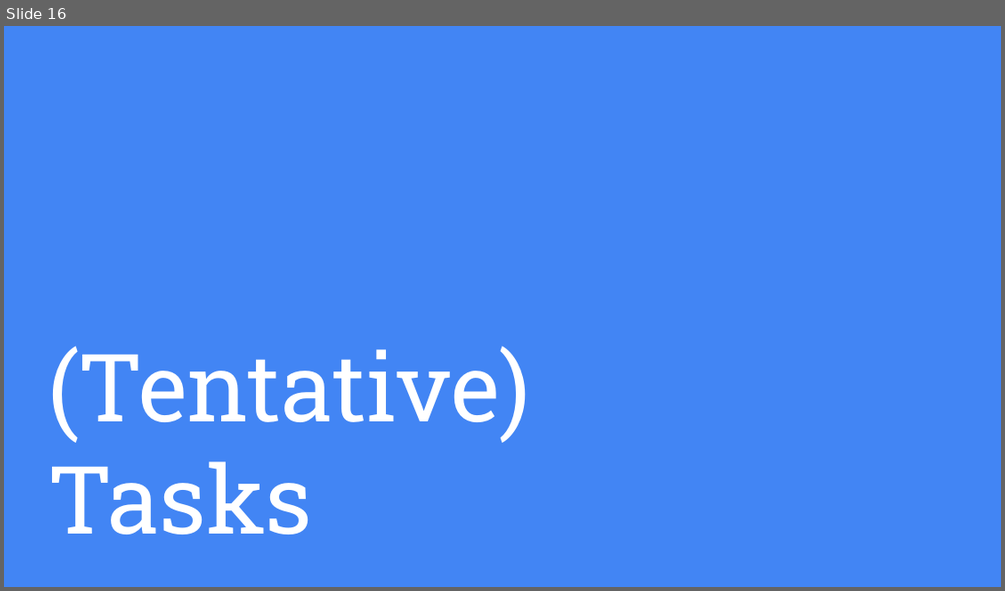
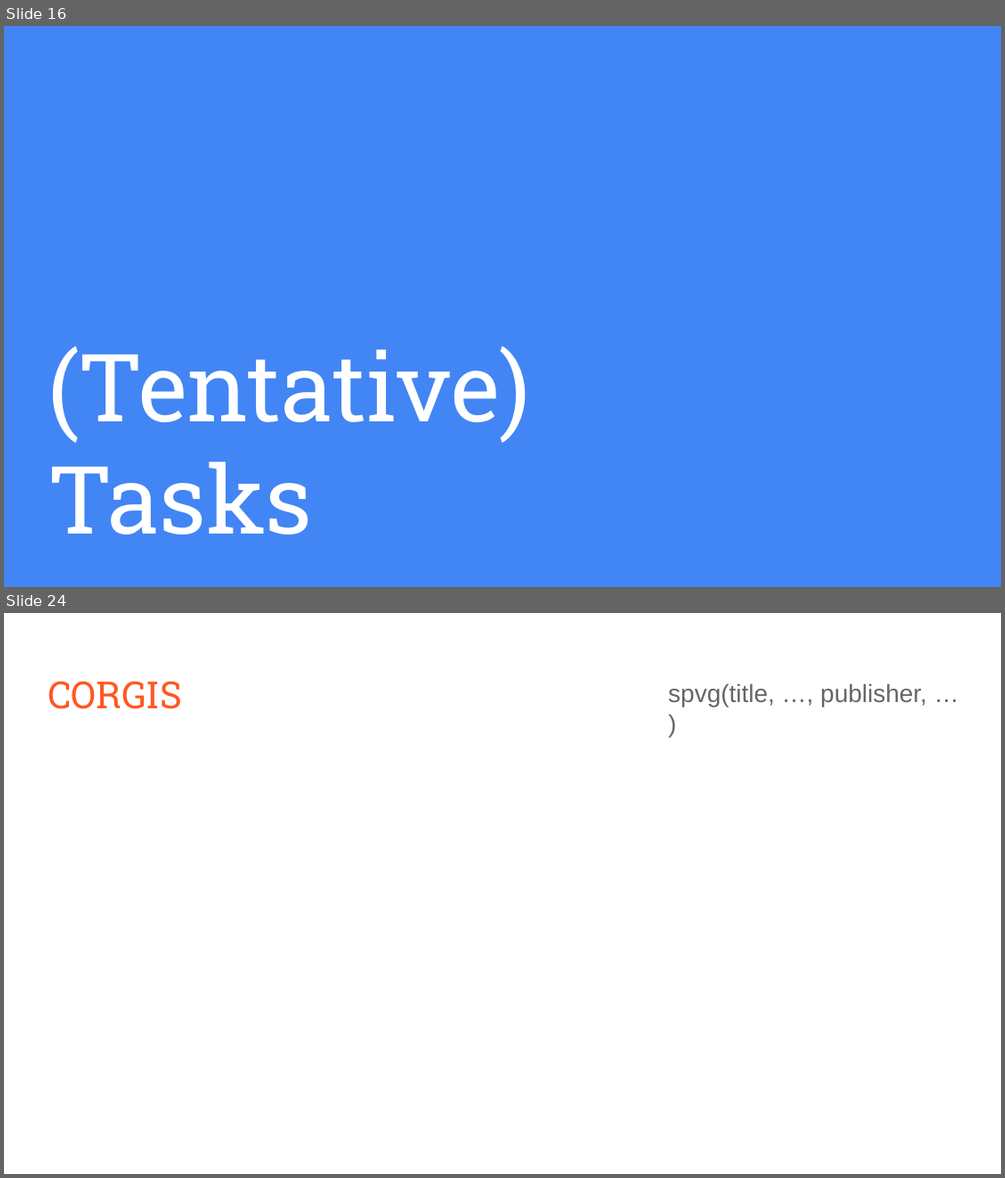
Before and after one commit to 1655653/LSDM, a slide deck: proposals/presentation.pptx. Shown one above the other, each under a label of ours: slide 16 before the commit, slides 16 and 24 after it; the slides between them are not shown. The pictures are 1005x591 and 1005x1178 pixels, drawn with LibreOffice and Linux fonts; fonts in the diff are those of the drawing; grey boxes stand for pictures. Boxes give left, top, right and bottom in pixels: in the first picture for what was removed or moved away, otherwise in the second. Text is boxed around its words. In the diff, an @@ line names an element or a change of style, - is before the commit and + after.

```diff
--- a/proposals/presentation.pptx
+++ b/proposals/presentation.pptx
@@ slide 24 added at (x1=4, y1=613, x2=1001, y2=1174), background #FFFFFF @@
@@ title added at (x1=48, y1=681, x2=182, y2=709), 27 pt, text #FF5722 @@
+CORGIS
@@ text added at (x1=668, y1=683, x2=927, y2=706), 18 pt, text #666666 @@
+spvg(title, …, publisher, … )
```
Also in this commit, not shown: 6 slides changed, 7 other slides added, 3 other files.
